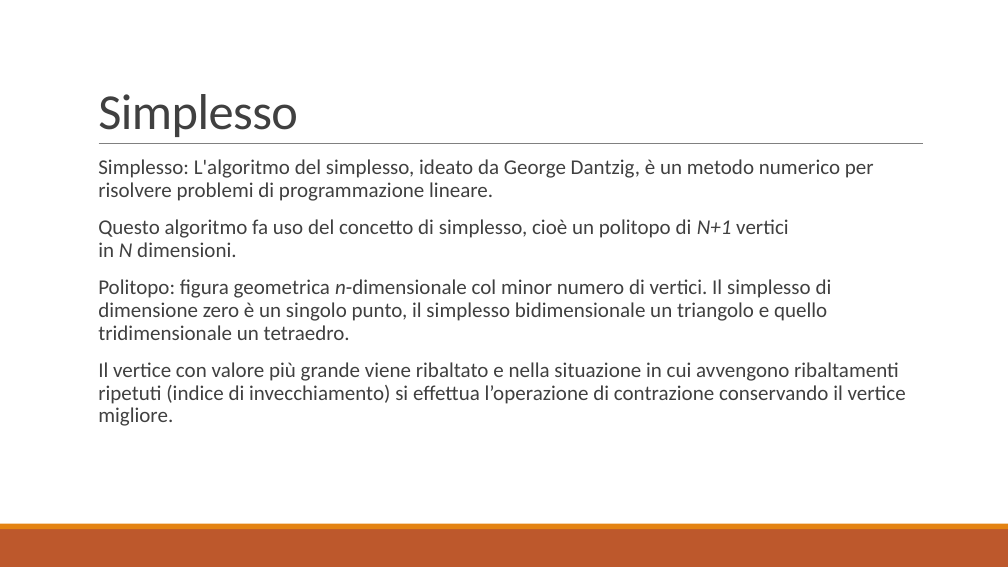
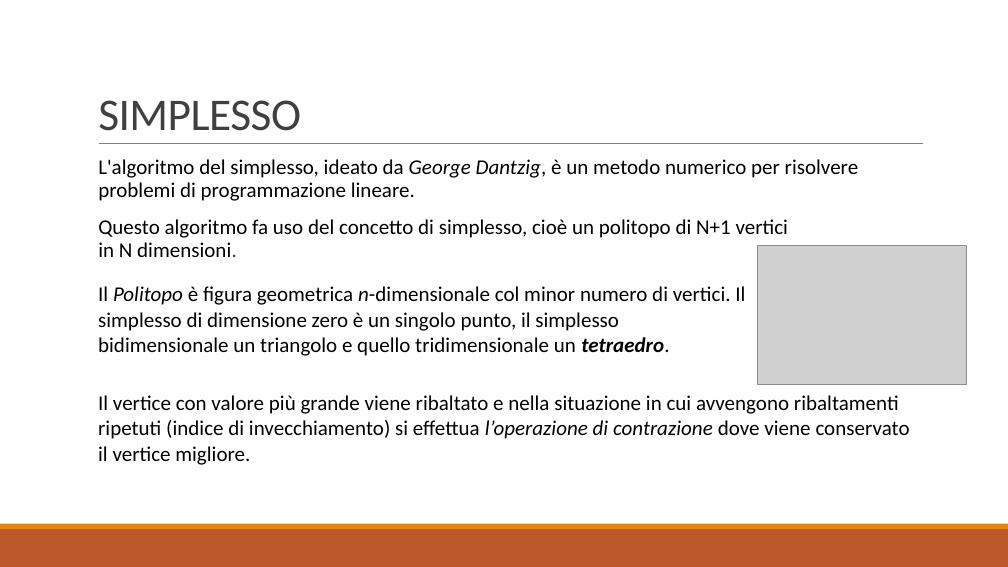
Before and after one commit to baldimario/Simplex, a slide deck: slide 7 of IDENTICAZIONE SISTEMA DI CARICHE PUNTIFORMI DA MISURE DI.pptx (slide 6 before the commit). Drawn at 1008x567 pixels with LibreOffice and Linux fonts; fonts in the diff are those of the drawing; grey boxes stand for pictures. Boxes give left, top, right and bottom in pixels: in the first picture for what was removed or moved away, otherwise in the second. Text is boxed around its words. In the diff, an @@ line names an element or a change of style, - is before the commit and + after.

```diff
--- a/IDENTICAZIONE SISTEMA DI CARICHE PUNTIFORMI DA MISURE DI.pptx
+++ b/IDENTICAZIONE SISTEMA DI CARICHE PUNTIFORMI DA MISURE DI.pptx
@@ title at [98,100,301,131]: text changed; size 48 to 43.2 pt @@
-Simplesso
+SIMPLESSO
@@ text at [98,159,859,201]: text changed; text colour #404040 to #000000 @@
-  Simplesso: L'algoritmo del simplesso, ideato da George Dantzig, è un metodo numerico per risolvere problemi di programmazione lineare.
+  L'algoritmo del simplesso, ideato da George Dantzig, è un metodo numerico per risolvere problemi di programmazione lineare.
@@ text at [98,219,789,257]: text colour #404040 to #000000 in "Questo algoritmo fa uso del concetto di ..."; italic off in "N+1 N" @@
@@ picture added at [758,245,966,384] @@
@@ text at [98,279,906,426]: paragraphs removed @@
-  Politopo: figura geometrica n-dimensionale col minor numero di vertici. Il simplesso di dimensione zero è un singolo punto, il simplesso bidimensionale un triangolo e quello tridimensionale un tetraedro.
-  Il vertice con valore più grande viene ribaltato e nella situazione in cui avvengono ribaltamenti ripetuti (indice di invecchiamento) si effettua l’operazione di contrazione conservando il vertice migliore.
@@ text added at [98,286,745,356], 20 pt, text #000000 @@
+Il Politopo è figura geometrica n-dimensionale col minor numero di vertici. Il simplesso di dimensione zero è un singolo punto, il simplesso bidimensionale un triangolo e quello tridimensionale un tetraedro.
@@ text added at [98,395,910,465], 20 pt, text #000000 @@
+Il vertice con valore più grande viene ribaltato e nella situazione in cui avvengono ribaltamenti ripetuti (indice di invecchiamento) si effettua l’operazione di contrazione dove viene conservato il vertice migliore.
```
Also in this commit, not shown: 8 other slides changed, 3 slides added, 2 slides removed, 2 other files.
